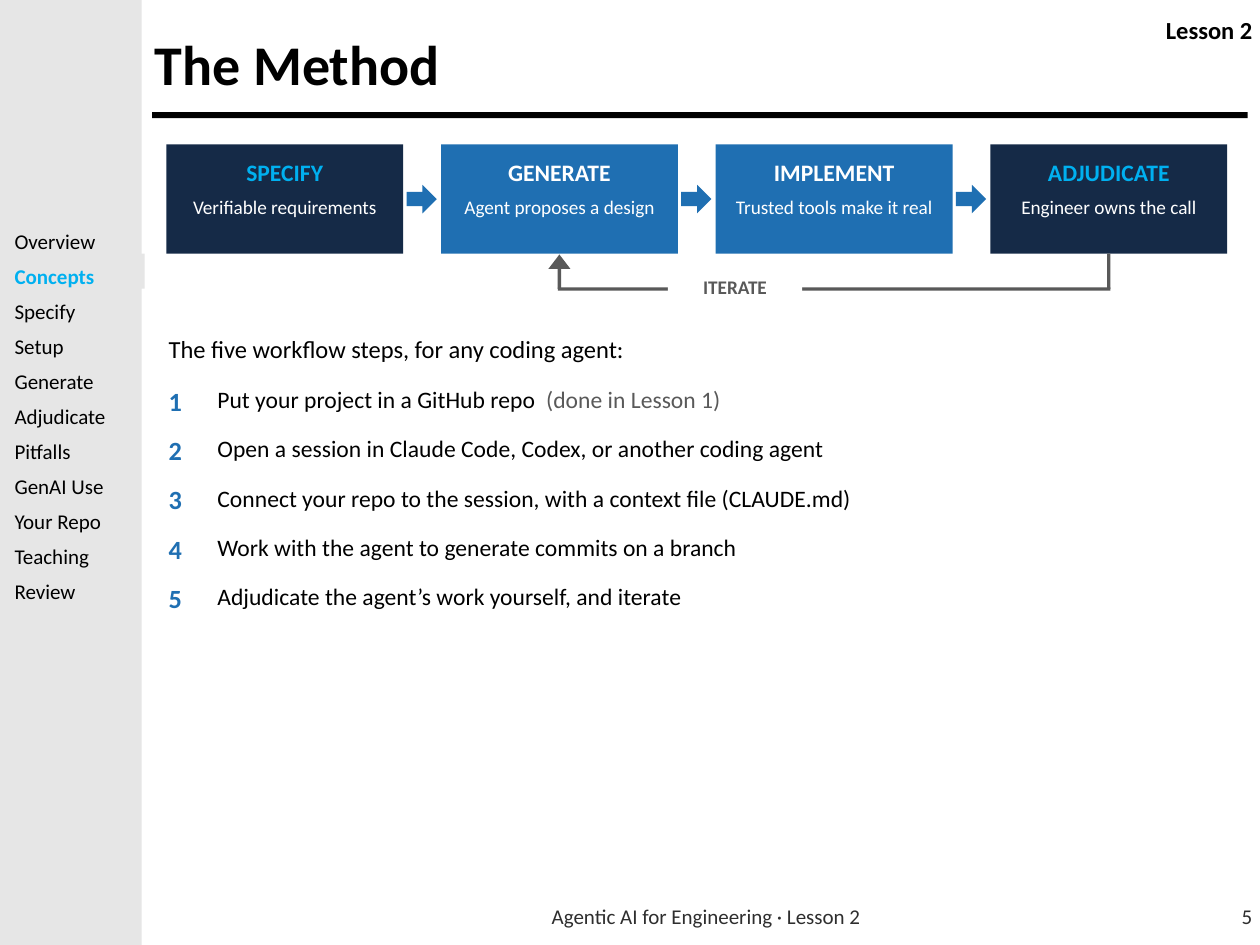
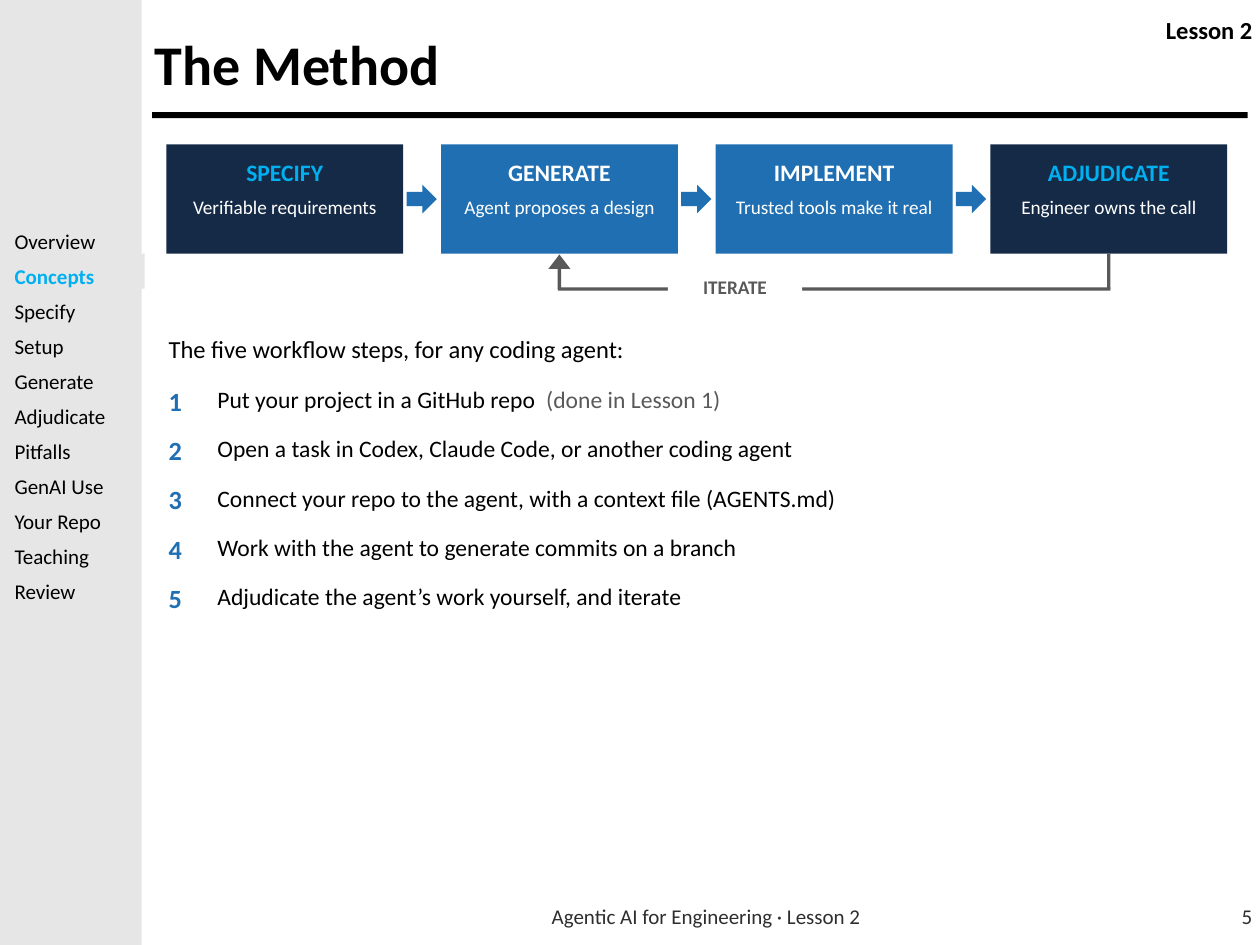
Before and after one commit to usafa-dfas/Agentic-AI-for-Engineering, a slide deck: slide 5 of Lesson Material/LSN 2 - Introduction to Agentic AI for Coding/Agentic_AI_for_Engineering_Lesson_2.pptx. Drawn at 1260x945 pixels with LibreOffice and Linux fonts; fonts in the diff are those of the drawing; background and template pictures are left out. Boxes give left, top, right and bottom in pixels: in the first picture for what was removed or moved away, otherwise in the second. Text is boxed around its words. In the diff, an @@ line names an element or a change of style, - is before the commit and + after.

```diff
--- a/Lesson Material/LSN 2 - Introduction to Agentic AI for Coding/Agentic_AI_for_Engineering_Lesson_2.pptx
+++ b/Lesson Material/LSN 2 - Introduction to Agentic AI for Coding/Agentic_AI_for_Engineering_Lesson_2.pptx
@@ text at bbox=[217, 440, 792, 461]: text changed @@
-Open a session in Claude Code, Codex, or another coding agent
+Open a task in Codex, Claude Code, or another coding agent
@@ text at bbox=[217, 490, 835, 511]: text changed @@
-Connect your repo to the session, with a context file (CLAUDE.md)
+Connect your repo to the agent, with a context file (AGENTS.md)
```
Also in this commit, not shown: 18 other slides changed, 5 other files.
